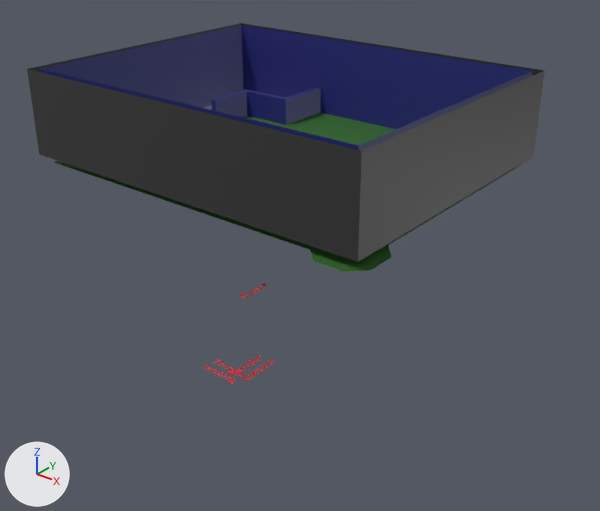
The Blender file Assets/Models/ShaderCastle/TexturesAndColor.blend, before and after one commit.
One viewpoint serves both versions: a 50 mm lens placed at (20.2, -16.3, 18.5), pointed at (2.4, 5.9, 4.8). Arrows for +X, +Y and +Z are at lower left; the lights stay in place. The older version comes first.

Names of what the first picture shows: 'Floor +3 -col' and 3 more.
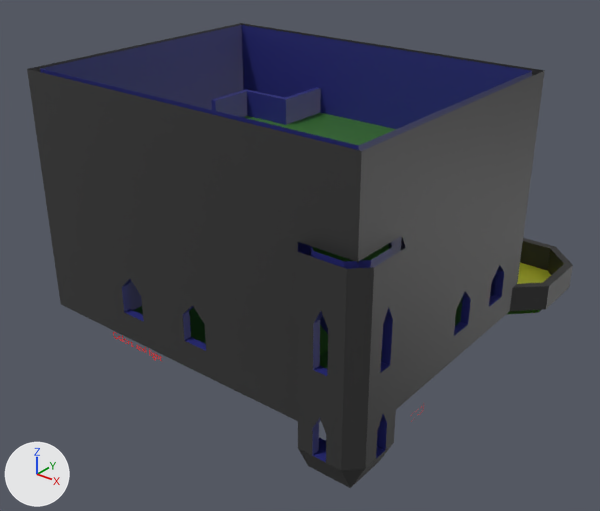
The change in detail:
Text 'Text.005' (txt_text_005) is new.
Its body is 'Colors and light'.
It uses material mat_red (red #ff0000).
Its align x is 'CENTER'.
Its align y is 'BOTTOM'.
Its size is 0.4.
Object 'Floor +2 -col' (ob_floor__2__col) is now shown.
Object 'Floor +1 -col' (ob_floor__1__col_1) is now shown.
Object 'Colors and light' (ob_colors_and_light) is new; it shows txt_text_005.
Its location is (0.0, -0.3, 2.62).
Its rotation in degrees is (90, 0, 0).

Location of each change, [x1, y1, x2, y2] in pixels of the pictures (600 x 511 px):
'Floor +2 -col', shown: after [39, 105, 534, 368]
'Floor +1 -col', shown: after [51, 233, 573, 488]
'Colors and light', added: after [113, 332, 162, 360]
